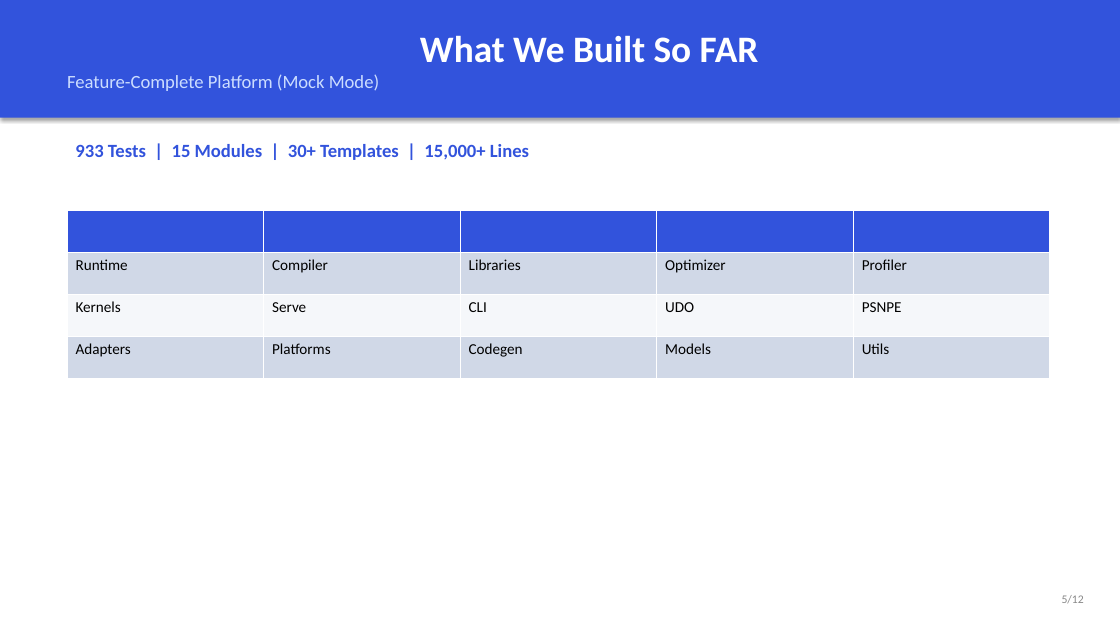
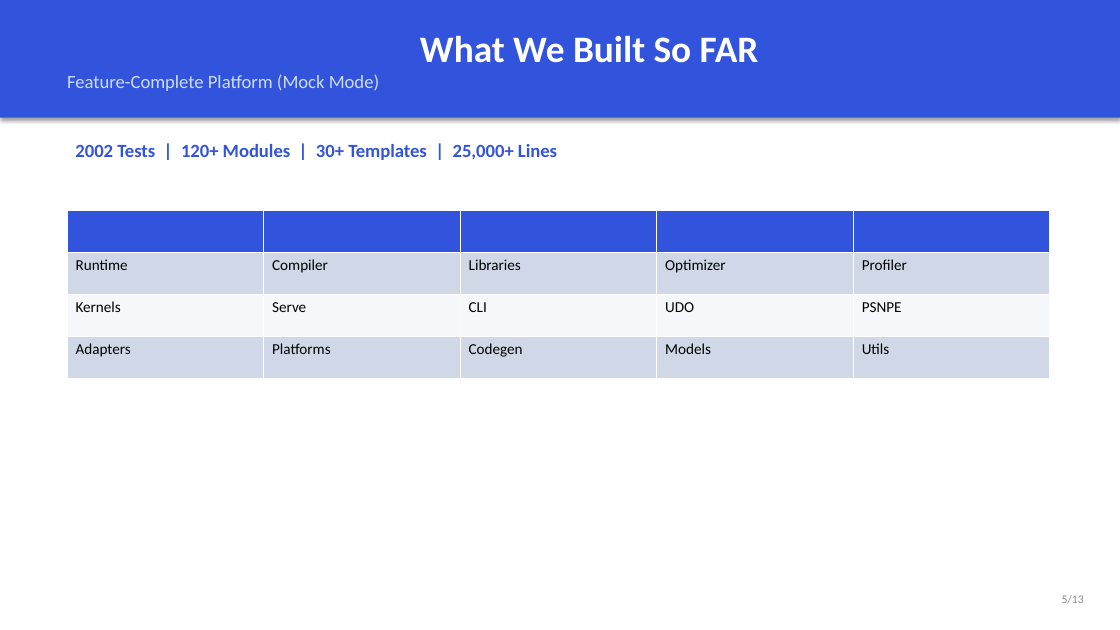
Before and after one commit to pkr465/QUAD, a slide deck: slide 5 of docs/QUAD_Executive_Pitch.pptx. Drawn at 1120x630 pixels with LibreOffice and Linux fonts; fonts in the diff are those of the drawing. Boxes give left, top, right and bottom in pixels: in the first picture for what was removed or moved away, otherwise in the second. Text is boxed around its words. In the diff, an @@ line names an element or a change of style, - is before the commit and + after.

```diff
--- a/docs/QUAD_Executive_Pitch.pptx
+++ b/docs/QUAD_Executive_Pitch.pptx
@@ text at (75,144,557,160): text changed @@
-933 Tests | 15 Modules | 30+ Templates | 15,000+ Lines
+2002 Tests | 120+ Modules | 30+ Templates | 25,000+ Lines
```
Also in this commit, not shown: 9 other slides changed, 1 slide added, 14 other files.
